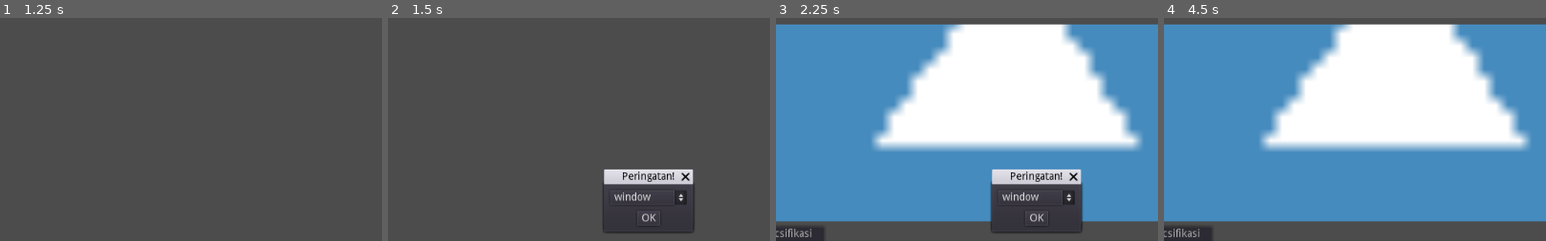
Above: before the commit, frames 1-4 (left to right).
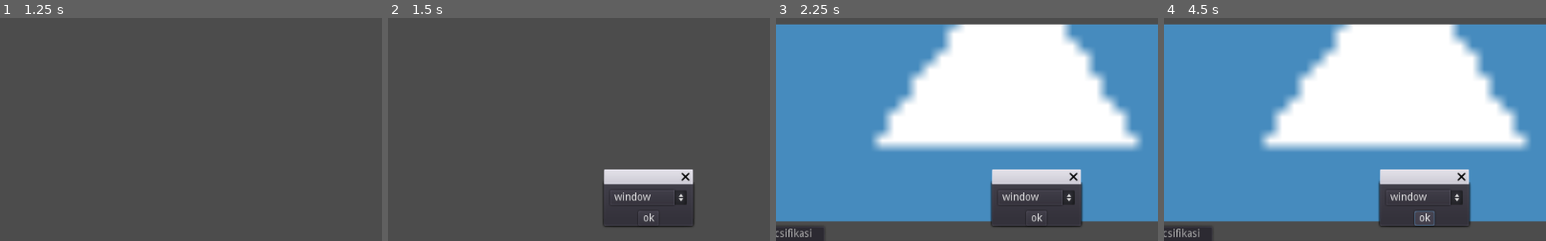
Above: after the commit, the same moments.

Repository: rifqideveloper/code-art-Launcher
Game: Godot game, scene res://codeart/scene/main.tscn
Same seed, same stepped clock (60 frames per second), same inputs: the game is played once before the commit and once after it. The engine's default icon, where the game draws it, is replaced by a stand-in: a white triangle on a blue panel in a dark square.
Inputs (mouse positions are % of the whole screen's width and height, from its top left):
- Up to frame 1 (1.25 s): click (48, 3) at 0.52 s; type "12" at 0.6 s
- Up to frame 2 (1.5 s): click (93, 3) at 1.25 s
- Up to frame 3 (2.25 s): click (4, 16) at 2 s
- Up to frame 4 (4.5 s): click "_play_update" at 2.75 s; click "_play_update" at 3.5 s; click (54, 54) at 4.25 s, where only the run before the commit has a clickable "OK"
The pictures show only the part of the screen within x 20-70%, y 9-59%; the shares and areas given below are measured in that part.

Frame 1 is identical in both runs. In frame 2, 0.9% of the frame differs, in the area x 56-81%, y 68-97%; in frame 3, 0.9%; in frame 4, 6.0%, in the area x 56-81%, y 67-95%.

Commit message:
website

Diff:
--- a/codeart/scene/main.tscn
+++ b/codeart/scene/main.tscn
@@ -67,7 +67,7 @@
 margin_right = 1022.0
 margin_bottom = 604.0
 
-[node name="Popup_download" type="AcceptDialog" parent="."]
+[node name="Popup_download" type="WindowDialog" parent="."]
 anchor_left = 0.5
 anchor_top = 0.5
 anchor_right = 0.5
@@ -76,7 +76,6 @@
 margin_top = -20.0
 margin_right = 99.0
 margin_bottom = 36.0
-window_title = "Peringatan!"
 script = ExtResource( 8 )
 
 [node name="OptionButton" type="OptionButton" parent="Popup_download"]
@@ -86,5 +85,14 @@
 margin_right = -8.0
 margin_bottom = 28.0
 
+[node name="Button" type="Button" parent="Popup_download"]
+anchor_left = 0.5
+anchor_top = 1.0
+anchor_right = 0.5
+anchor_bottom = 1.0
+margin_left = -13.5
+margin_top = -20.0
+margin_right = 13.5
+text = "ok"
+
 [connection signal="buka_gui" from="dokumen" to="." method="_buat_gui"]
-[connection signal="confirmed" from="Popup_download" to="Popup_download" method="_on_Popup_confirmed"]
--- a/codeart/script/network/Popup_download.gd
+++ b/codeart/script/network/Popup_download.gd
@@ -1,11 +1,11 @@
-extends AcceptDialog
-
+extends WindowDialog
 
 func _ready():
 	$OptionButton.add_item("window",0)
 	$OptionButton.add_item("linux",1)
 	$OptionButton.add_item("mac",2)
 	$OptionButton.select(0)
+	$Button.connect("pressed",self,"_on_Popup_confirmed")
 
 
 func _on_Popup_confirmed():
--- a/codeart/script/panel_atas.gd
+++ b/codeart/script/panel_atas.gd
@@ -6,6 +6,9 @@
 export (NodePath) var app_halama : NodePath
 export (NodePath) var pop_up_download : NodePath
 signal pencarian (text)
+func _ready() -> void:
+	pass
+
 func _on_alat_pressed():
 	get_node(alat).visible = true
 	get_node(akun).visible = false
@@ -13,9 +16,8 @@
 	get_node(app_halama).visible = false
 
 func _on_download_luncher_pressed():
+
 	get_node(pop_up_download).visible = true
-	pass
-
 
 func _on_akun_pressed():
 	get_node(alat).visible = false
--- /dev/null
+++ b/codeart/sha/sha.gd
@@ -0,0 +1,15 @@
+extends Node
+
+
+func _ready():
+	var f : File = File.new()
+	f.open("./website/Launcher/x86_64.sha",File.WRITE)
+	f.store_string(f.get_sha256("./website/Launcher/linux/codeartLauncher.x86_64"))
+	f.flush()
+	f.open("./website/Launcher/exe.sha",File.WRITE)
+	f.store_string(f.get_sha256("./website/Launcher/window/codeartLauncher.exe"))
+	f.flush()
+	f.open("./website/Launcher/zip.sha",File.WRITE)
+	f.store_string(f.get_sha256("./website/Launcher/mac/codeartLauncher.zip"))
+	f.close()
+	get_tree().quit(0)
--- /dev/null
+++ b/codeart/sha/sha.tscn
@@ -0,0 +1,6 @@
+[gd_scene load_steps=2 format=2]
+
+[ext_resource path="res://codeart/sha/sha.gd" type="Script" id=1]
+
+[node name="Node" type="Node"]
+script = ExtResource( 1 )
Not shown, added: website/Launcher/exe.sha
Not shown, changed: website/Launcher/linux/codeartLauncher.x86_64
Not shown, changed: website/Launcher/mac/codeartLauncher.zip
Not shown, changed: website/Launcher/window/codeartLauncher.exe
Not shown, added: website/Launcher/x86_64.sha
Not shown, added: website/Launcher/zip.sha
Not shown, changed: website/index.pck
